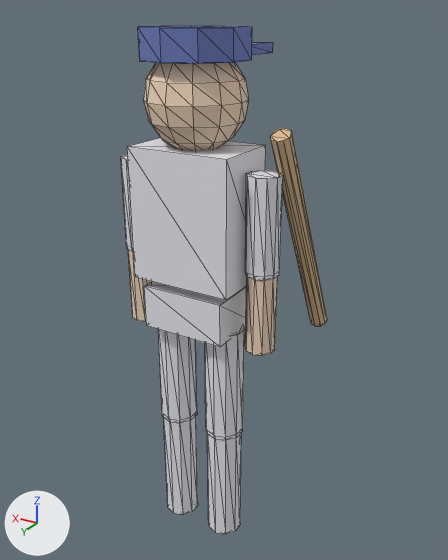
An edit to the glTF model src/game/models/player.glb, drawn before and after from the same camera.
Both versions are drawn from a 50 mm camera at (-1.075, 1.627, 1.901) aimed at (-0.034, -0.109, 1.033). Lighting does not change. The marker at lower left points along +X, +Y and +Z. The first picture is the older version. Mesh edges are drawn as thin lines. Vertices at exactly the same position are counted once.

Names of what the first picture shows: 'PlayerBody'.
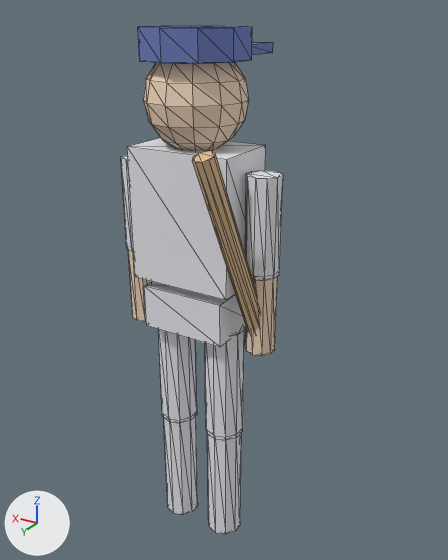
Where the change shows, as pixel boxes [x1, y1, x2, y2] in the pictures (448 x 560 px; the box of a moved part takes in the faces that stretch with it):
'PlayerBody', reshaped (21% narrower): before [121, 26, 327, 534]; after [121, 26, 283, 534]
part 1 of me_cube, moved or reshaped: before [270, 128, 327, 326]; after [192, 151, 260, 333]

What the commit changed:
me_cube is used by ob_playerbody; location (0.0, 0.0, 0.0).
me_cube had 310 vertices, 564 faces and spanned x -0.33..0.29, y -0.39..0.17, z 0.04..1.87.
me_cube now has 310 vertices, 564 faces and spans x -0.29..0.29, y -0.25..0.27, z 0.04..1.87.
me_cube part 1: the loose piece of 20 vertices spanning x -0.33..-0.27, y -0.39..0.05, z 0.82..1.6 is multiplied about its middle by the matrix ((-0.827, -0.132, 0.148), (0.198, -0.552, 0.616), (0.0, 0.633, 0.567)), then moved by (0.09, 0.28, 0.01).
